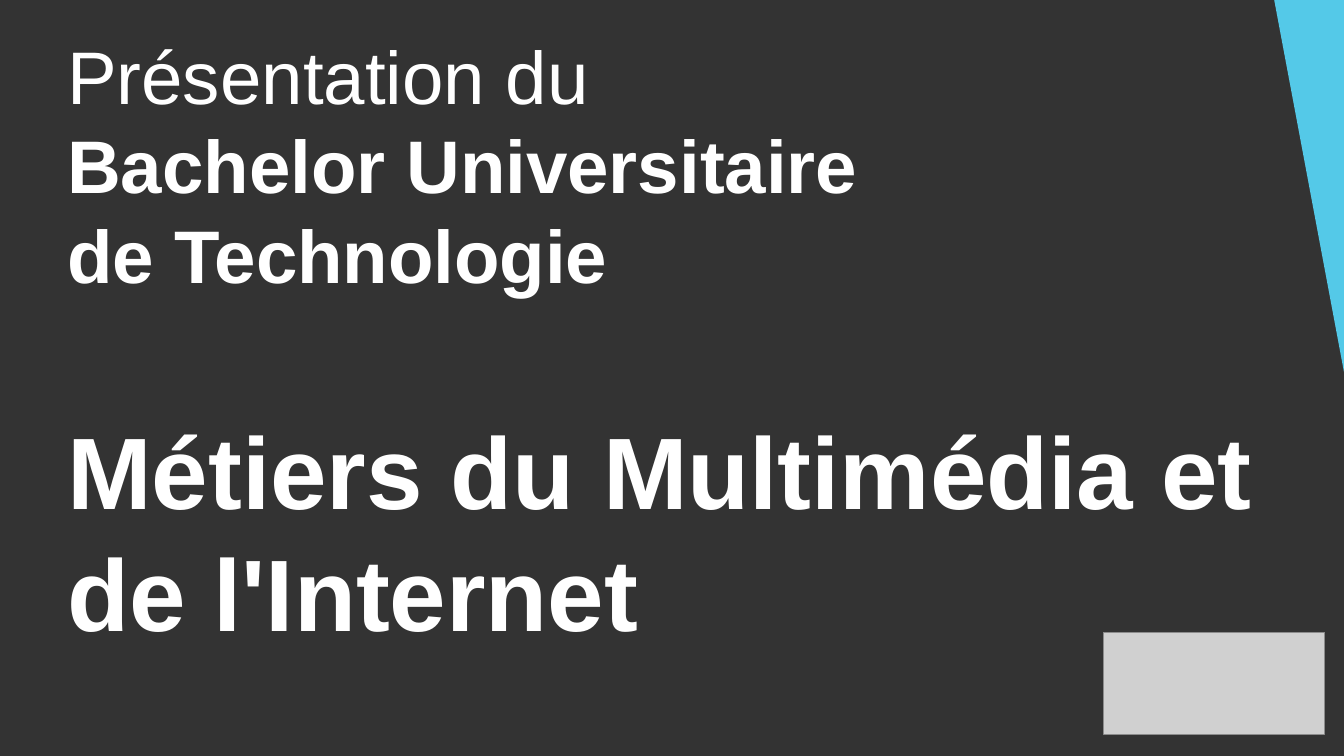
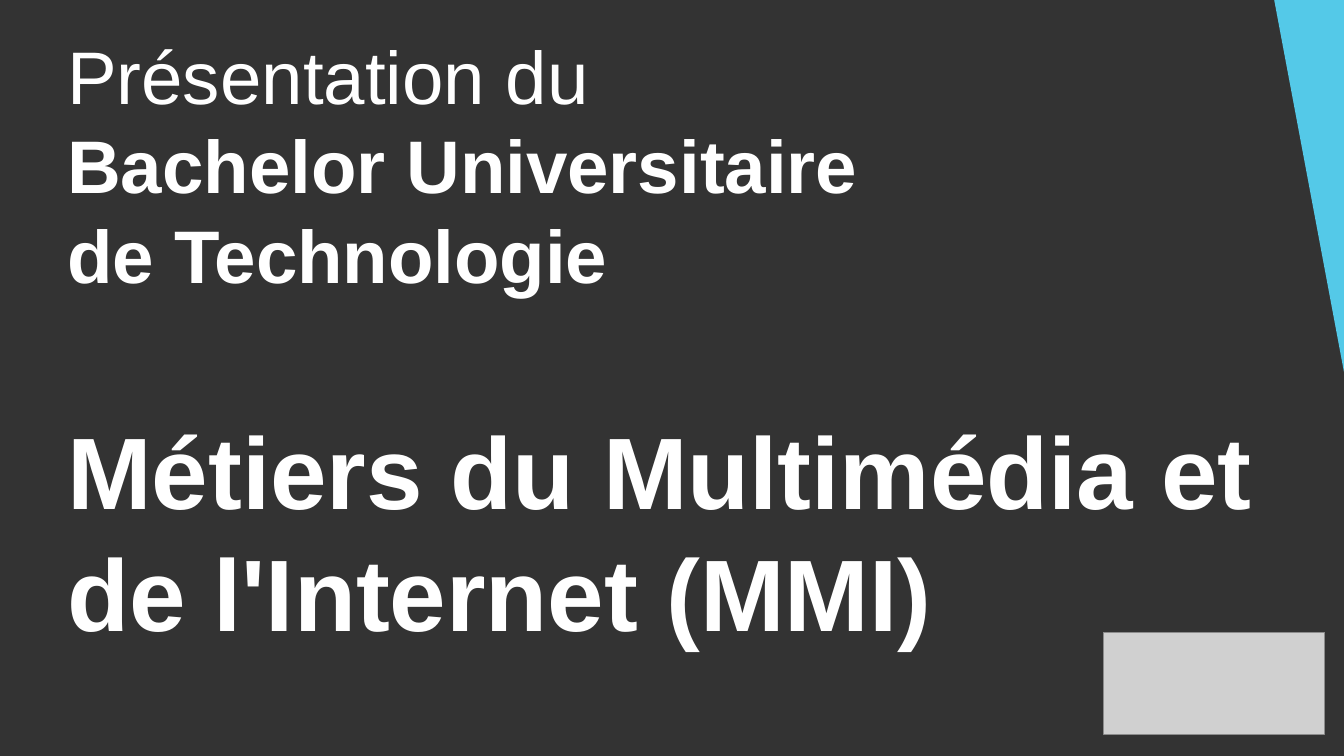
Before and after one commit to DanYellow/cours, a slide deck: slide 1 of presentation-formation-mmi/presentation.odp. Drawn at 1344x756 pixels with LibreOffice and Linux fonts; fonts in the diff are those of the drawing; grey boxes stand for pictures. Boxes give left, top, right and bottom in pixels: in the first picture for what was removed or moved away, otherwise in the second. Text is boxed around its words. In the diff, an @@ line names an element or a change of style, - is before the commit and + after.

```diff
--- a/presentation-formation-mmi/presentation.odp
+++ b/presentation-formation-mmi/presentation.odp
@@ title at [67, 49, 1251, 649]: text changed @@
-Présentation du
-Bachelor Universitaire
-de Technologie
-Métiers du Multimédia et
-de l'Internet
+Présentation du
+Bachelor Universitaire
+de Technologie
+Métiers du Multimédia et
+de l'Internet (MMI)
```
Also in this commit, not shown: 11 other slides changed, 1 slide added, 1 other file.
